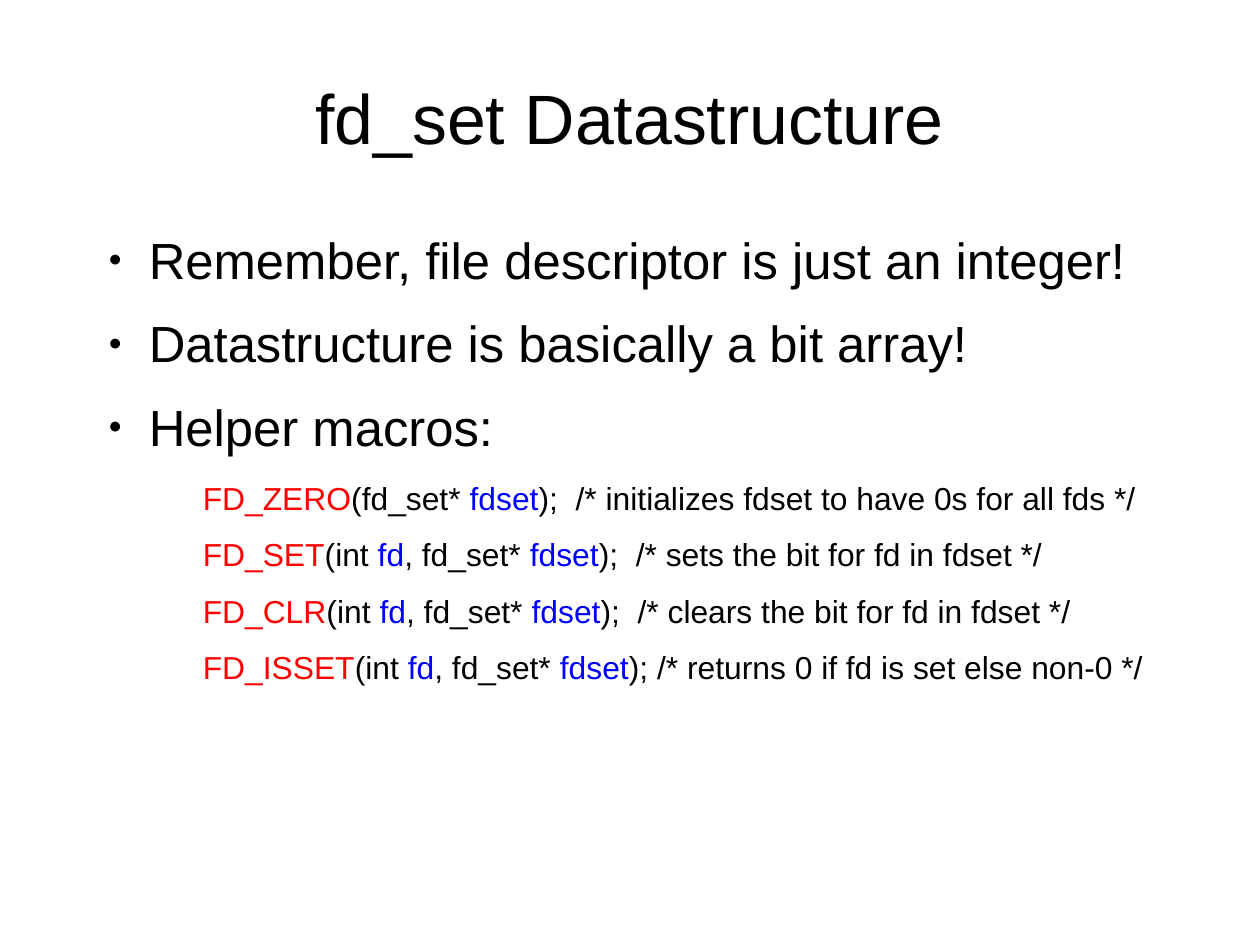
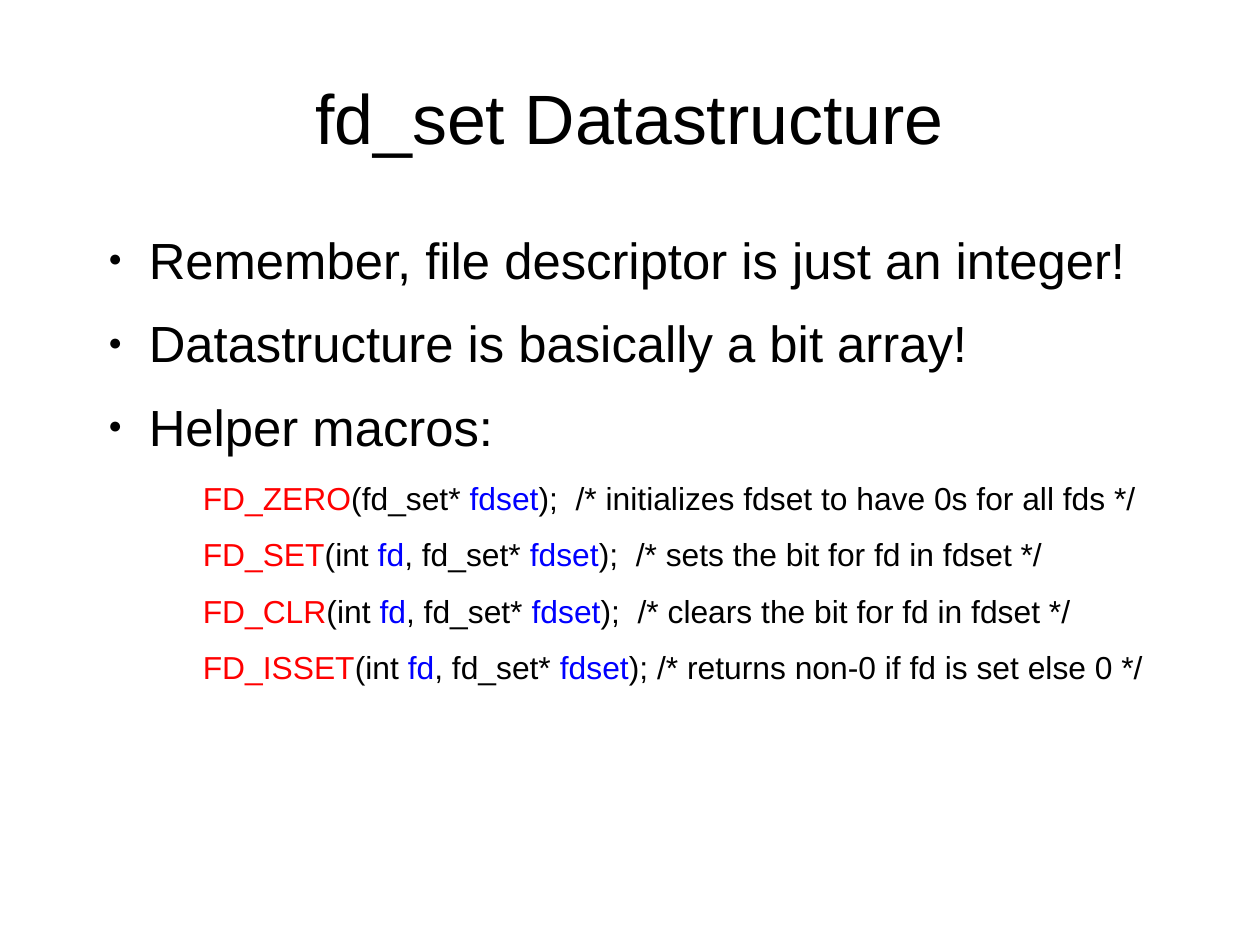
Before and after one commit to Jarvishappy/15-441-Recitation-Sessions, a slide deck: slide 11 of recitation2/src/recitation2.odp. Drawn at 1260x945 pixels with LibreOffice and Linux fonts; fonts in the diff are those of the drawing. Boxes give left, top, right and bottom in pixels: in the first picture for what was removed or moved away, otherwise in the second. Text is boxed around its words. In the diff, an @@ line names an element or a change of style, - is before the commit and + after.

```diff
--- a/recitation2/src/recitation2.odp
+++ b/recitation2/src/recitation2.odp
@@ text at [203, 656, 1113, 684]: text changed @@
-  FD_ISSET(int fd, fd_set* fdset); /* returns 0 if fd is set else non-0 */
+  FD_ISSET(int fd, fd_set* fdset); /* returns non-0 if fd is set else 0 */
```
Also in this commit, not shown: 1 other slide changed, 1 other file.
